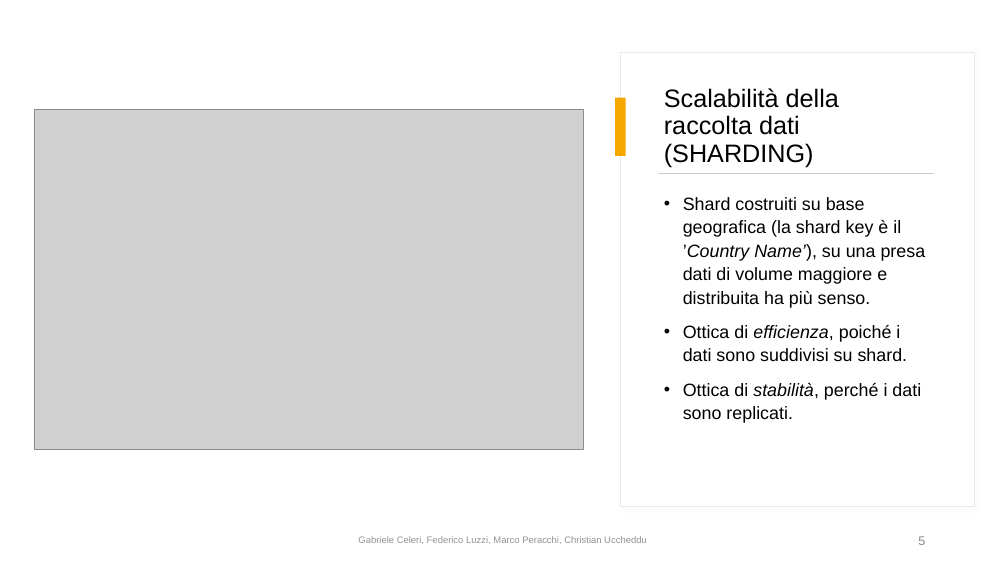
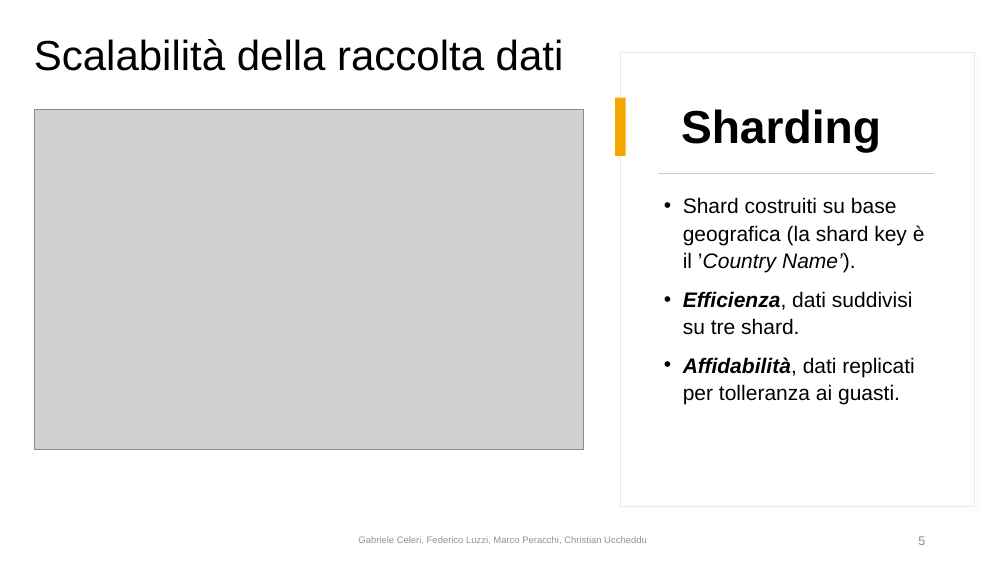
Before and after one commit to fedelux3/Youtube_trending_analysis, a slide deck: slide 5 of presentazione/presentazione.pptx. Drawn at 1008x567 pixels with LibreOffice and Linux fonts; fonts in the diff are those of the drawing; grey boxes stand for pictures. Boxes give left, top, right and bottom in pixels: in the first picture for what was removed or moved away, otherwise in the second. Text is boxed around its words. In the diff, an @@ line names an element or a change of style, - is before the commit and + after.

```diff
--- a/presentazione/presentazione.pptx
+++ b/presentazione/presentazione.pptx
@@ title at bbox=[34, 39, 564, 71]: text changed; size 24 to 40 pt @@
-Scalabilità della raccolta dati (SHARDING)
+Scalabilità della raccolta dati
@@ text added at bbox=[681, 109, 881, 153], 44 pt, text #000000, bold @@
+Sharding
@@ text at bbox=[683, 197, 925, 405]: text changed; size 17 to 20 pt @@
-• Shard costruiti su base geografica (la shard key è il ’Country Name’), su una presa dati di volume maggiore e distribuita ha più senso.
-• Ottica di efficienza, poiché i dati sono suddivisi su shard.
-• Ottica di stabilità, perché i dati sono replicati.
+• Shard costruiti su base geografica (la shard key è il ’Country Name’).
+• Efficienza, dati suddivisi su tre shard.
+• Affidabilità, dati replicati per tolleranza ai guasti.
```
Also in this commit, not shown: 10 other slides changed.
